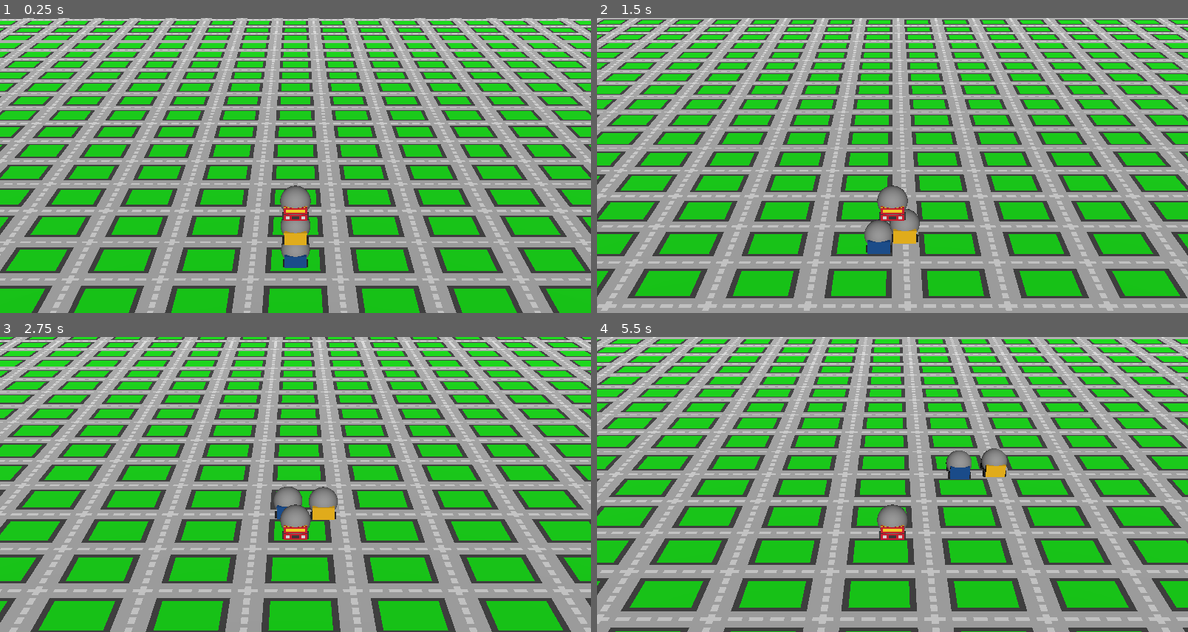
Above: before the commit, frames 1-4 (two rows, left to right).
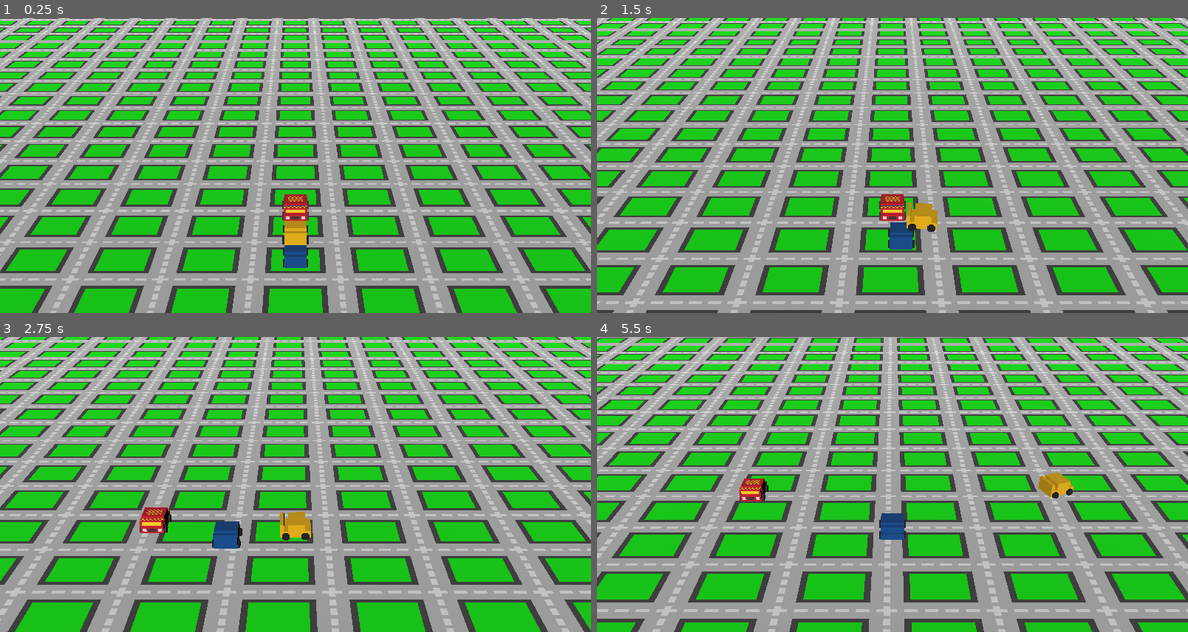
Above: after the commit, the same moments.

Repository: KYOHEI-ABC/CARS
Game: Godot game, scene res://main.tscn
The game is run twice, just before and just after one commit, with the same random seed, the same clock (stepped at 60 frames per second) and the same inputs.
Inputs:
- Up to frame 1 (0.25 s): no input
- Up to frame 2 (1.5 s): tap Enter at 0.5, 0.8, 1.35 s; hold D 0.53-1.28 s; tap Shift at 0.6 s; hold S from 1.28 s (still down)
- Up to frame 3 (2.75 s): tap Shift at 1.55, 2.1 s; release S at 2.03 s; hold D from 2.03 s (still down); tap Enter at 2.3 s
- Up to frame 4 (5.5 s): release D at 2.78 s; hold W 2.78-3.53 s; tap Enter at 2.85, 3.8, 4.35, 5.3 s; tap Shift at 3.05, 3.6, 4.55, 5.1 s; hold A 3.53-5.03 s; hold S from 5.03 s (still down)

The runs differ from the first frame. In frame 1, 0.7% of the frame differs, in the area x 47-53%, y 56-82%; in frame 2, 71%; in frame 3, 46%; in frame 4, 74%, in the area x 0-100%, y 0-100%.

Commit message:
Enhance body selection and camera control mechanics with shift key functionality

Diff:
--- a/scripts/main.gd
+++ b/scripts/main.gd
@@ -4,13 +4,18 @@
 ## Configure rotation alignment threshold
 const ROTATION_THRESHOLD: float = 0.03
 const MODEL_Y_OFFSET: float = -0.5
+const SELECTION_DISTANCE: float = 8.0 # Shift押下時に周辺bodyを選択する距離
 
 @export var camera: Camera3D
 var camera_offset: Vector3 = Vector3.ZERO
 
 @export var models_node: Node
 
+
 var pairs: Array[Dictionary] = [] # [{body: RigidBody3D, model: Node3D}]
+var camera_target_index: int = 0
+var selected_bodies: Array[RigidBody3D] = [] # Shift押下時に選択されたbody
+var shift_pressed: bool = false
 
 func _ready() -> void:
 	camera_offset = camera.position
@@ -22,37 +27,69 @@
 		var model = models_list[i] as Node3D
 		var body = body_scene.instantiate() as RigidBody3D
 		add_child(body)
+		body.visible = false
 		pairs.append({"body": body, "model": model})
 
 
 func _process(_delta: float) -> void:
-	# Update model positions and rotations aligned with bodies
+	camera.position = pairs[camera_target_index].body.position + camera_offset
+
 	for pair in pairs:
 		var body = pair.body as RigidBody3D
 		var model = pair.model as Node3D
 		var body_pos = body.position
 
-		# Update position with offset
-		model.position = body_pos + Vector3(0, MODEL_Y_OFFSET, 0)
-
 		# Only rotate if horizontal distance is significant
 		var horizontal_diff = body_pos - model.position
 		horizontal_diff.y = 0
 
+		# Update position with offset
+		model.position = body_pos + Vector3(0, MODEL_Y_OFFSET, 0)
+
 		if horizontal_diff.length_squared() > ROTATION_THRESHOLD * ROTATION_THRESHOLD:
 			model.look_at(model.position + horizontal_diff, Vector3.UP)
 
-	camera.position = pairs[0].body.position + camera_offset
 
 func _input(event: InputEvent) -> void:
+	if event is InputEventKey:
+		# Shift キーの処理
+		if event.keycode == KEY_SHIFT:
+			if event.pressed:
+				shift_pressed = true
+				_select_nearby_bodies()
+			else:
+				shift_pressed = false
+				selected_bodies.clear()
+			return
+
 	if not event is InputEventKey or not event.pressed:
 		return
+
+	if event is InputEventKey and event.pressed:
+		if event.keycode == KEY_ENTER:
+			if not shift_pressed:
+				camera_target_index = (camera_target_index + 1) % pairs.size()
+			return
 
 	var direction = _get_movement_direction(event.keycode)
 
 	if direction != Vector3.ZERO:
-		for pair in pairs:
-			pair.body.apply_central_impulse(direction)
+		if shift_pressed and selected_bodies.size() > 0:
+			for body in selected_bodies:
+				body.apply_central_impulse(direction * 1)
+		else:
+			pairs[camera_target_index].body.apply_central_impulse(direction * 1)
+
+func _select_nearby_bodies() -> void:
+	selected_bodies.clear()
+	var target_body = pairs[camera_target_index].body
+	var target_pos = target_body.position
+
+	for pair in pairs:
+		var body = pair.body as RigidBody3D
+		var distance = target_pos.distance_to(body.position)
+		if distance <= SELECTION_DISTANCE:
+			selected_bodies.append(body)
 
 func _get_movement_direction(keycode: Key) -> Vector3:
 	match keycode:
